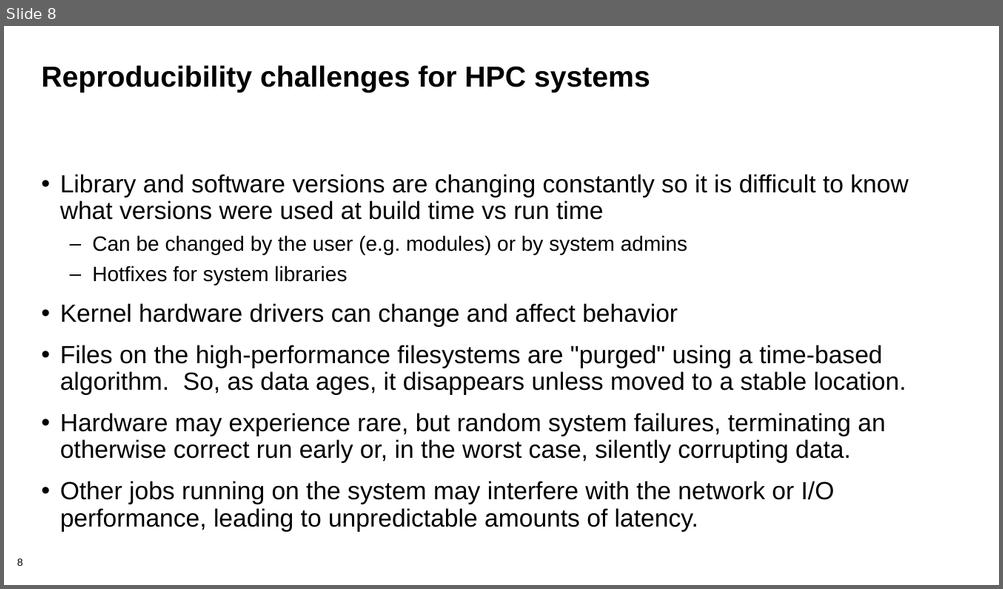
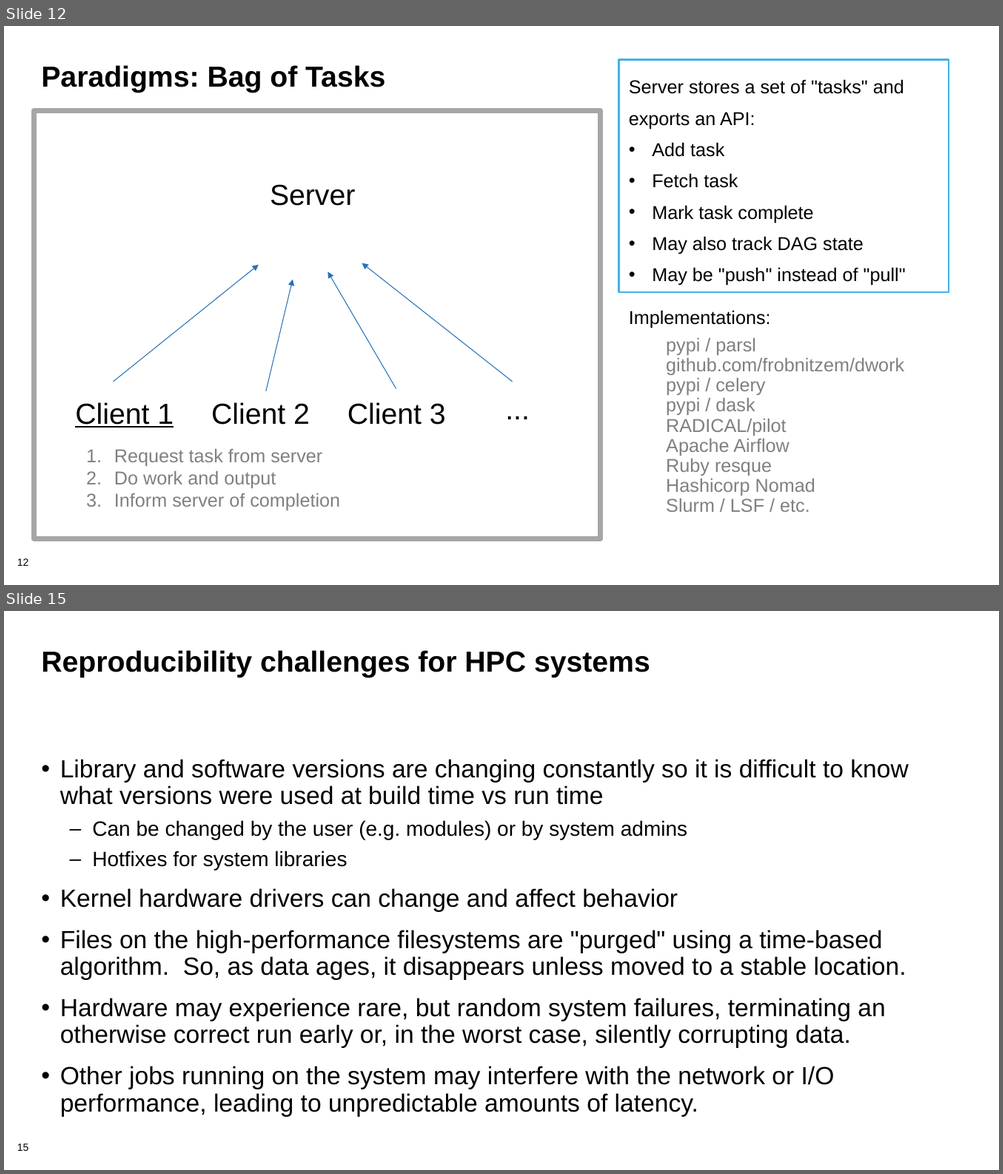
Before and after one commit to bssw-tutorial/presentations, a slide deck: rep-workflows.pptx. Shown one above the other, each under a label of ours: slide 8 before the commit, slides 12 and 15 after it; the slides between them are not shown. The pictures are 1003x589 and 1003x1174 pixels, drawn with LibreOffice and Linux fonts; fonts in the diff are those of the drawing; background and template pictures are left out. Boxes give left, top, right and bottom in pixels: in the first picture for what was removed or moved away, otherwise in the second. Text is boxed around its words. In the diff, an @@ line names an element or a change of style, - is before the commit and + after.

Commit message:
Removed Summit containers; added workflow paradigms

```diff
--- a/rep-workflows.pptx
+++ b/rep-workflows.pptx
@@ slide 12 added at <box>4,26,999,585</box>, background #FFFFFF; not listed: 1 template element that a slide beside it also shows @@
@@ title added at <box>41,65,385,93</box>, 28 pt, text #000000, bold @@
+Paradigms: Bag of Tasks
@@ rectangle added at <box>619,59,948,292</box>, outline #43B1E5 2 pt, 18 pt, text #000000 @@
+Server stores a set of "tasks" and exports an API:
+• Add task
+• Fetch task
+• Mark task complete
+• May also track DAG state
+• May be "push" instead of "pull"
@@ rectangle added at <box>34,111,600,540</box>, outline #A6A6A6 5 pt @@
@@ text added at <box>270,184,355,206</box>, 28 pt, text #000000 @@
+Server
@@ arrow added from (113, 382) to (259, 265), #2673BA 0.75 pt @@
@@ arrow added from (512, 382) to (362, 264), #2673BA 0.75 pt @@
@@ arrow added from (266, 392) to (293, 280), #2673BA 0.75 pt @@
@@ arrow added from (395, 389) to (328, 272), #2673BA 0.75 pt @@
@@ text added at <box>629,310,904,512</box>, 18 pt, text #808080 @@
+Implementations:
+  pypi / parsl
+  github.com/frobnitzem/dwork
+  pypi / celery
+  pypi / dask
+  RADICAL/pilot
+  Apache Airflow
+  Ruby resque
+  Hashicorp Nomad
+  Slurm / LSF / etc.
@@ text added at <box>75,403,173,428</box>, 28 pt, text #000000, underline @@
+Client 1
@@ text added at <box>211,403,310,425</box>, 28 pt, text #000000 @@
+Client 2
@@ text added at <box>347,403,446,425</box>, 28 pt, text #000000 @@
+Client 3
@@ text added at <box>498,388,588,430</box>, 28 pt, text #000000 @@
+...
@@ text added at <box>114,449,340,511</box>, 18 pt, text #808080 @@
+1. Request task from server
+2. Do work and output
+3. Inform server of completion
@@ what was slide 8 is now slide 15 @@
@@ page number at <box>17,1144,29,1151</box>: text changed @@
-8
+15
```
Also in this commit, not shown: 13 slides changed, 11 other slides added, 1 slide removed.
